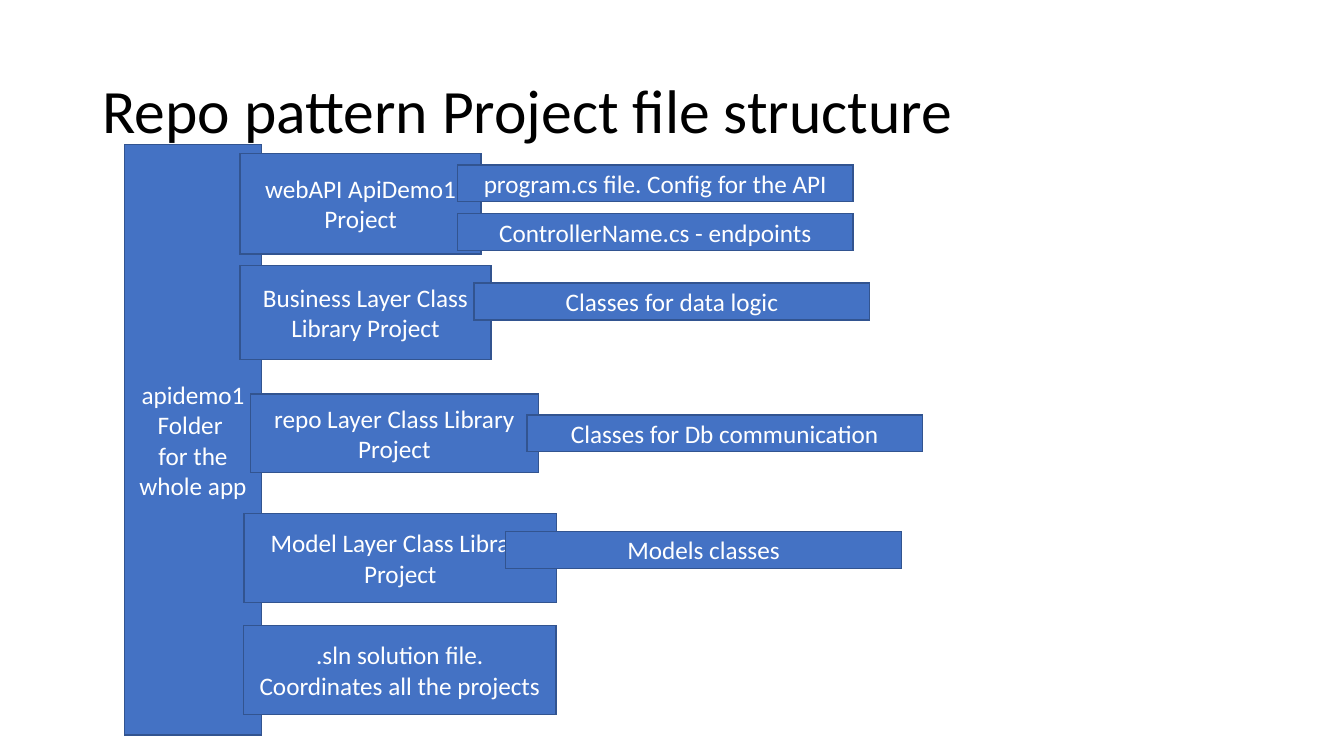
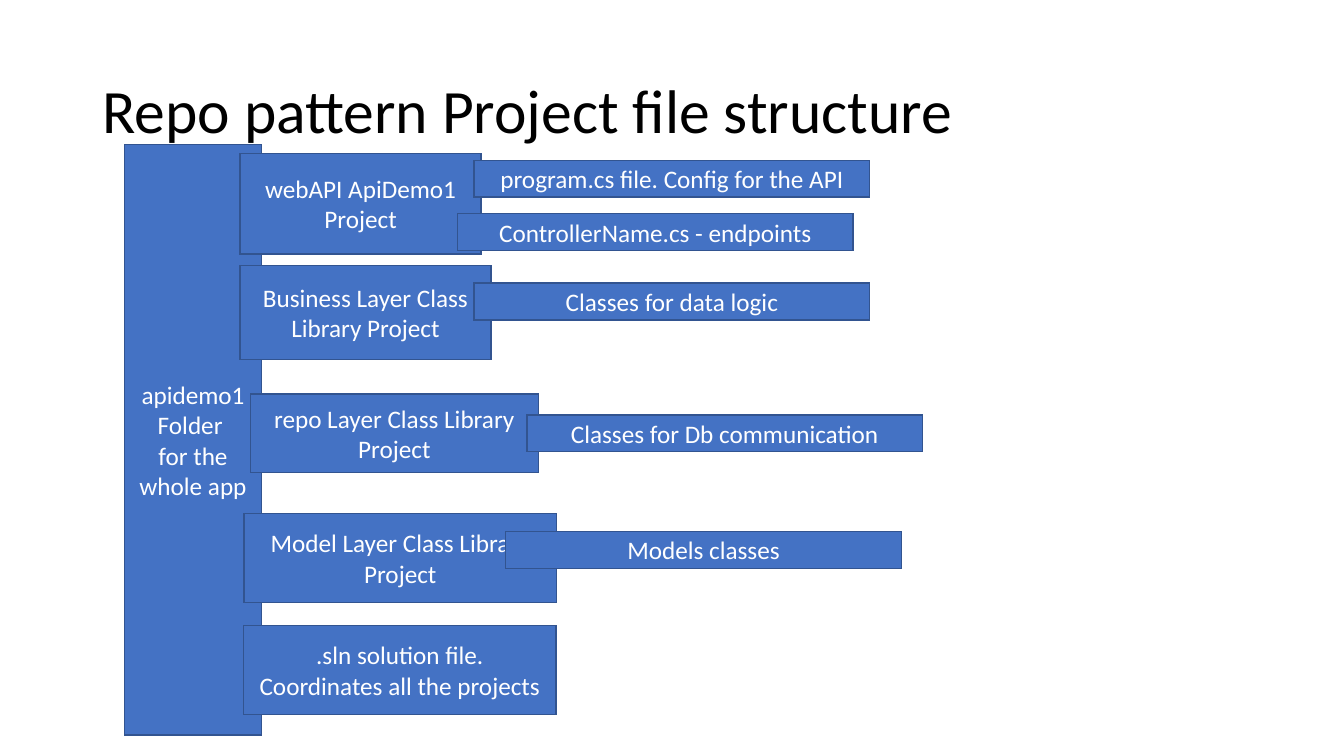
Before and after one commit to 220926NET/trainer-code, a slide deck: slide 19 of Notes/Week4/MarkDrawrings.pptx. Drawn at 1344x756 pixels with LibreOffice and Linux fonts; fonts in the diff are those of the drawing. Boxes give left, top, right and bottom in pixels: in the first picture for what was removed or moved away, otherwise in the second. Text is boxed around its words. In the diff, an @@ line names an element or a change of style, - is before the commit and + after.

```diff
--- a/Notes/Week4/MarkDrawrings.pptx
+++ b/Notes/Week4/MarkDrawrings.pptx
@@ rectangle "program.cs file. Config for the ...": place and size @@
-rectangle "program.cs file. Config for the ..." at (458, 165, 853, 202)
+rectangle "program.cs file. Config for the ..." at (474, 160, 869, 197)
```
Also in this commit, not shown: 3 other slides changed, 6 other files.
